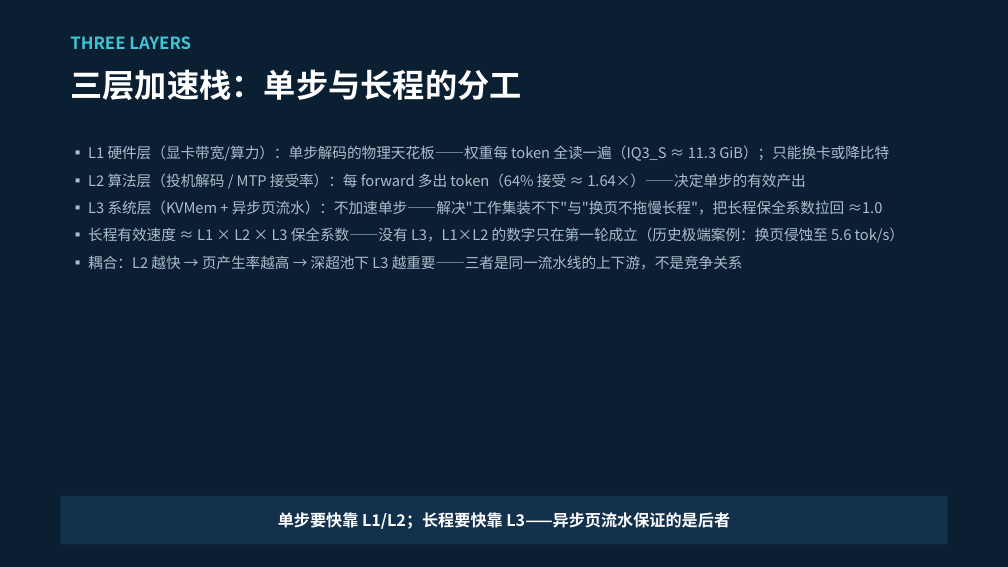
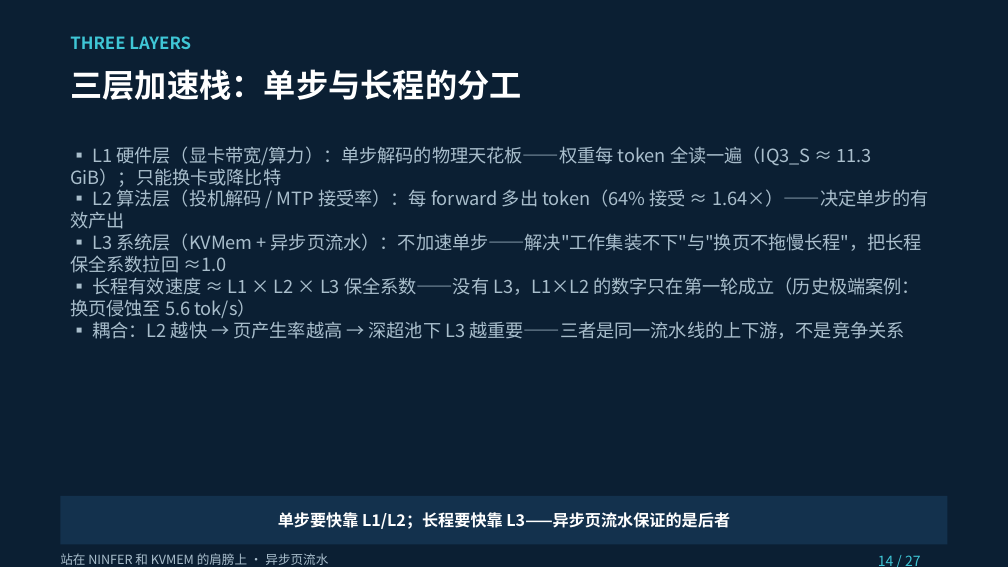
Before and after one commit to paicat1/Ninfer-KVMem-Async, a slide deck: slide 14 of docs/异步页流水-技术说明.pptx. Drawn at 1008x567 pixels with LibreOffice and Linux fonts; fonts in the diff are those of the drawing. Boxes give left, top, right and bottom in pixels: in the first picture for what was removed or moved away, otherwise in the second. Text is boxed around its words. In the diff, an @@ line names an element or a change of style, - is before the commit and + after.

Commit message:
docs(公开材料): 贴边复测复核与 Gen5 回切预登记 + 异步页流水技术说明演示文稿更新（含同源备份件）
APPROVED: 这几个授权你推

```diff
--- a/docs/异步页流水-技术说明.pptx
+++ b/docs/异步页流水-技术说明.pptx
@@ text at (70, 146, 929, 339): text changed; size 10.5 to 13 pt @@
-▪ L1 硬件层（显卡带宽/算力）：单步解码的物理天花板——权重每 token 全读一遍（IQ3_S ≈ 11.3 GiB）；只能换卡或降比特
-▪ L2 算法层（投机解码 / MTP 接受率）：每 forward 多出 token（64% 接受 ≈ 1.64×）——决定单步的有效产出
-▪ L3 系统层（KVMem + 异步页流水）：不加速单步——解决"工作集装不下"与"换页不拖慢长程"，把长程保全系数拉回 ≈1.0
-▪ 长程有效速度 ≈ L1 × L2 × L3 保全系数——没有 L3，L1×L2 的数字只在第一轮成立（历史极端案例：换页侵蚀至 5.6 tok/s）
-▪ 耦合：L2 越快 → 页产生率越高 → 深超池下 L3 越重要——三者是同一流水线的上下游，不是竞争关系
+▪ L1 硬件层（显卡带宽/算力）：单步解码的物理天花板——权重每 token 全读一遍（IQ3_S ≈ 11.3 GiB）；只能换卡或降比特 ▪ L2 算法层（投机解码 / MTP 接受率）：每 forward 多出 token（64% 接受 ≈ 1.64×）——决定单步的有效产出 ▪ L3 系统层（KVMem + 异步页流水）：不加速单步——解决"工作集装不下"与"换页不拖慢长程"，把长程保全系数拉回 ≈1.0 ▪ 长程有效速度 ≈ L1 × L2 × L3 保全系数——没有 L3，L1×L2 的数字只在第一轮成立（历史极端案例：换页侵蚀至 5.6 tok/s） ▪ 耦合：L2 越快 → 页产生率越高 → 深超池下 L3 越重要——三者是同一流水线的上下游，不是竞争关系
@@ text added at (60, 553, 328, 565), 9 pt, text #A9BECC @@
+站在 NINFER 和 KVMEM 的肩膀上 · 异步页流水
@@ text added at (878, 555, 921, 566), 10 pt, text #3FC6D6 @@
+14 / 27
```
Also in this commit, not shown: 11 other slides changed, 2 other files.
